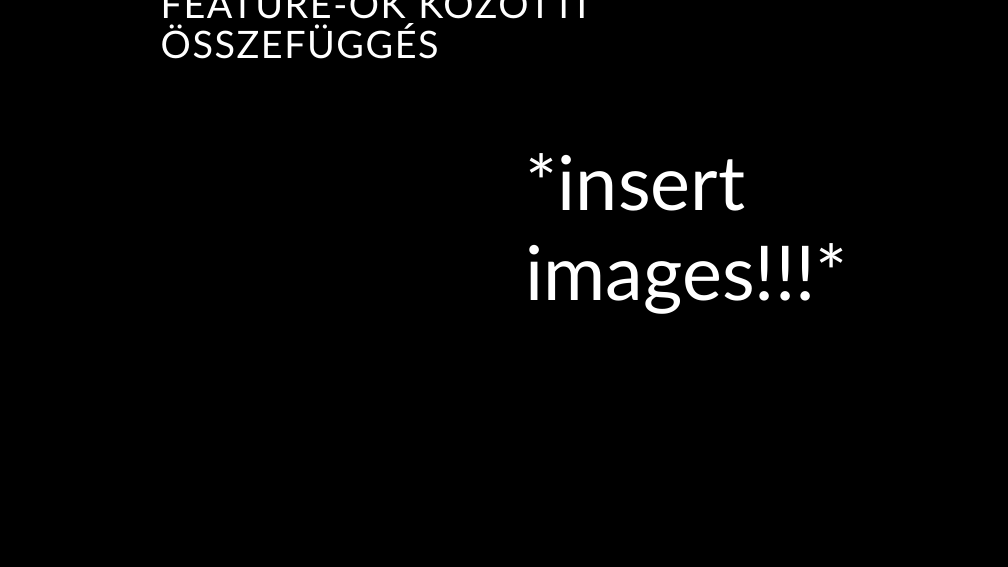
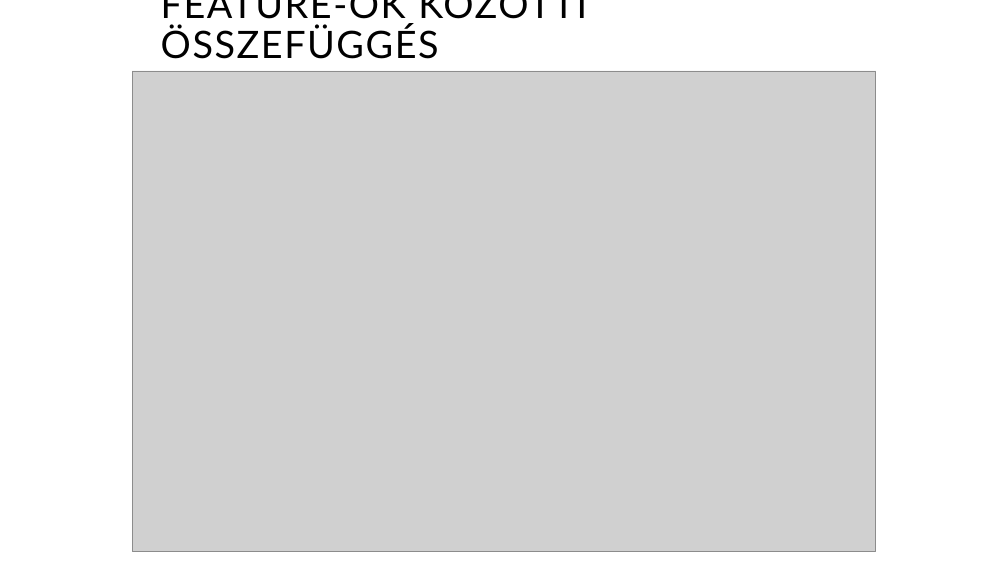
Before and after one commit to darabosmateOE/mushroom_classification, a slide deck: slide 4 of shrooms.pptx. Drawn at 1008x567 pixels with LibreOffice and Linux fonts; fonts in the diff are those of the drawing; grey boxes stand for pictures; background and template pictures are left out. Boxes give left, top, right and bottom in pixels: in the first picture for what was removed or moved away, otherwise in the second. Text is boxed around its words. In the diff, an @@ line names an element or a change of style, - is before the commit and + after.

```diff
--- a/shrooms.pptx
+++ b/shrooms.pptx
@@ background #000000 to #FFFFFF @@
@@ title "FEATURE-ÖK KÖZÖTTI ÖSSZEFÜGGÉS" at box(161, 0, 587, 59): text colour #FFFFFF to #000000 @@
@@ picture added at box(132, 71, 876, 552) @@
@@ text removed at box(526, 153, 848, 314) @@
-*insert images!!!*
```
Also in this commit, not shown: 4 other slides changed, 4 slides added, 9 slides removed, 13 other files.
